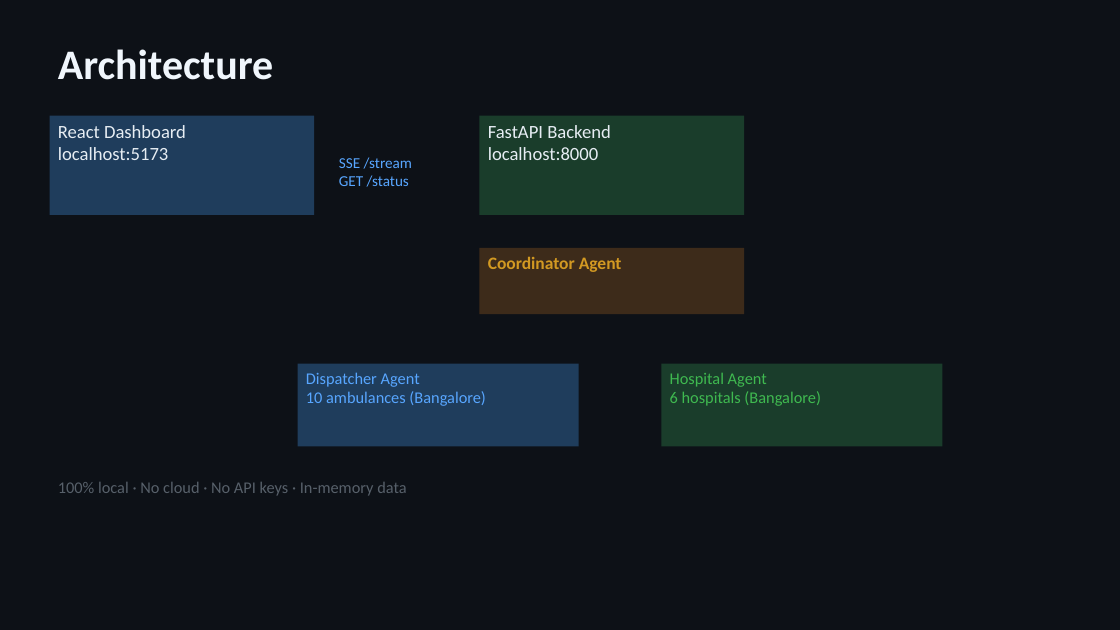
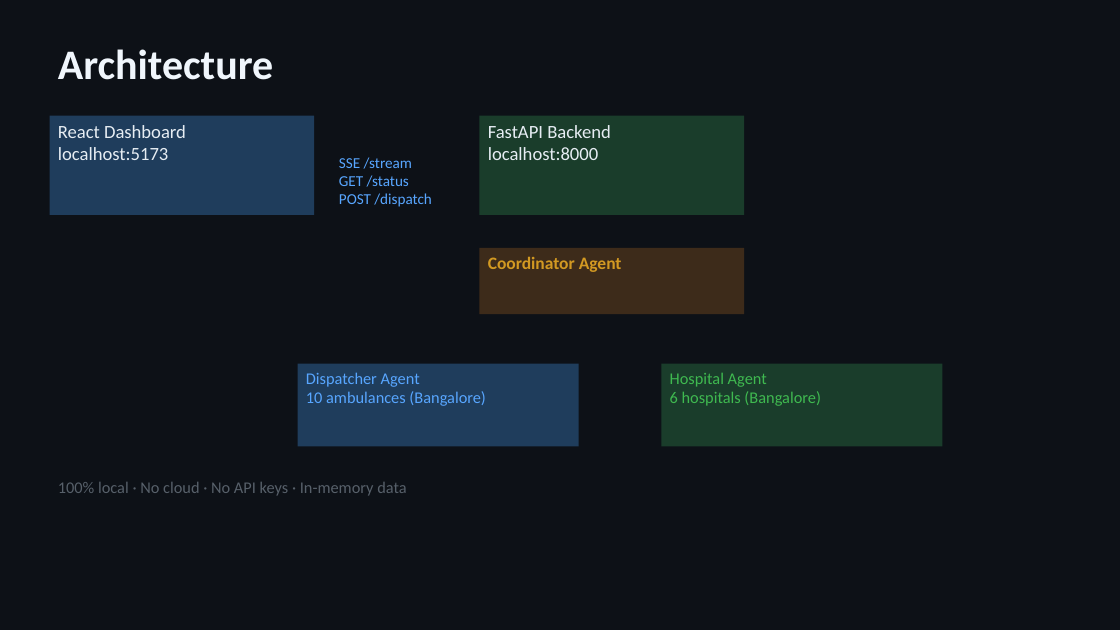
Before and after one commit to hariharamuvvala/golden-hour-agent-orchestrator, a slide deck: slide 4 of GoldenHour-Hackathon.pptx. Drawn at 1120x630 pixels with LibreOffice and Linux fonts; fonts in the diff are those of the drawing. Boxes give left, top, right and bottom in pixels: in the first picture for what was removed or moved away, otherwise in the second. Text is boxed around its words. In the diff, an @@ line names an element or a change of style, - is before the commit and + after.

```diff
--- a/GoldenHour-Hackathon.pptx
+++ b/GoldenHour-Hackathon.pptx
@@ text at (339,193,431,207): paragraph added @@
+POST /dispatch
```
Also in this commit, not shown: 4 other slides changed.
